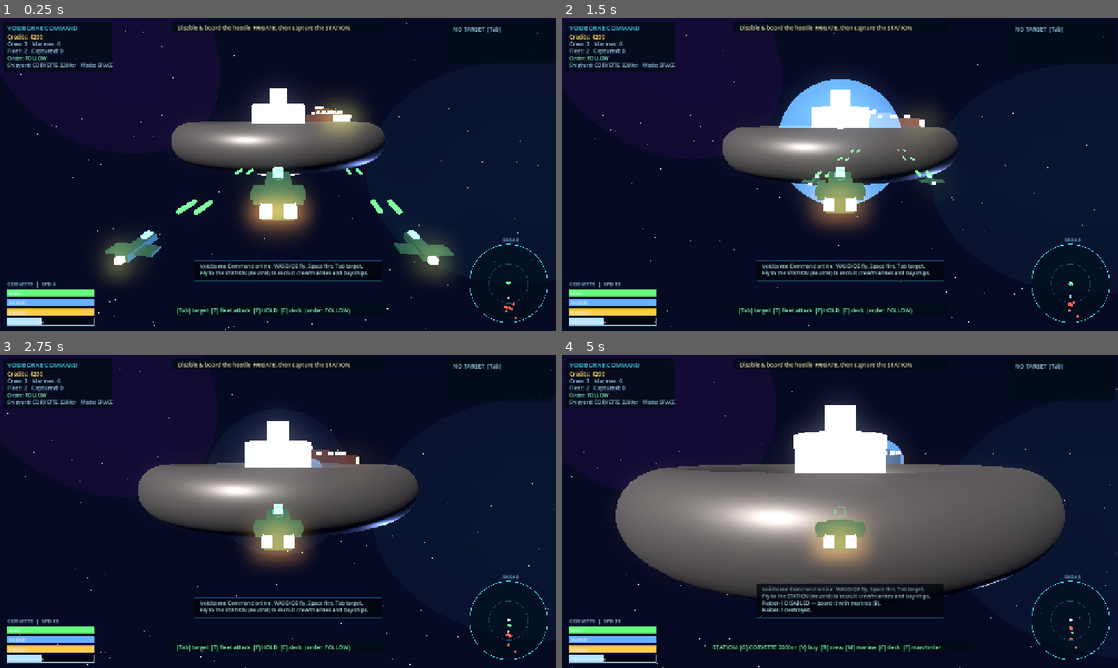
Above: before the commit, frames 1-4 (two rows, left to right).
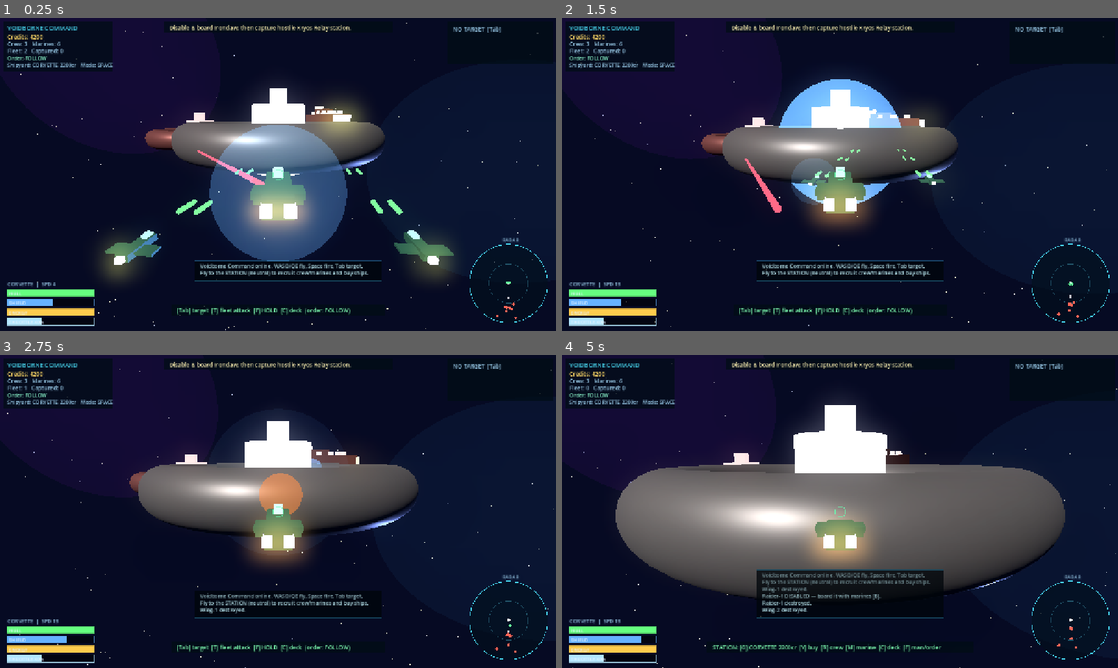
Above: after the commit, the same moments.

Repository: tapkinnu/voidborne-command
Game: Godot game, scene res://scenes/main.tscn
Same seed, same stepped clock (60 frames per second), same inputs: the game is played once before the commit and once after it.
Inputs:
- Up to frame 1 (0.25 s): no input
- Up to frame 2 (1.5 s): no input
- Up to frame 3 (2.75 s): no input
- Up to frame 4 (5 s): no input

The runs differ from the first frame. In frame 1, 9.0% of the frame differs, in the area x 9-90%, y 2-96%; in frame 2, 1.5%; in frame 3, 2.3%; in frame 4, 2.8%.

Commit message:
feat: add capturable hostile station

Diff:
--- a/scripts/main.gd
+++ b/scripts/main.gd
@@ -48,7 +48,7 @@
 var auto_demo: bool = false
 
 var messages: Array = []           # rolling message log (strings)
-var objective: String = "Disable & board the hostile FRIGATE, then capture the STATION."
+var objective: String = "Disable & board Ironclaw, then capture hostile Kryos Relay station."
 var _elapsed: float = 0.0
 
 func _ready() -> void:
@@ -188,8 +188,13 @@
 	var frig: Node3D = _spawn_ship("frigate", "hostile", "Ironclaw", Vector3(-20, -4, -150))
 	frig.ai_state = "engage"
 
-	# A hostile capital to show the largest silhouette class in the battle.
+	# A hostile capital to show the largest mobile silhouette class in the battle.
 	_spawn_ship("capital", "hostile", "Dread Maw", Vector3(60, 10, -200))
+
+	# Capturable hostile station/outpost. The neutral Halcyon station remains the
+	# recruit/shipyard hub; this relay proves the station capture path in live combat.
+	var relay: Node3D = _spawn_ship("station", "hostile", "Kryos Relay", Vector3(-95, -10, -185))
+	relay.ai_state = "guard"
 
 	# Third-person chase camera.
 	space_camera = Camera3D.new()
@@ -651,10 +656,18 @@
 # TARGETING / RADAR
 # ---------------------------------------------------------------------------
 func _cycle_target() -> void:
-	var candidates: Array = []
+	var hostile_candidates: Array = []
+	var other_candidates: Array = []
 	for s in ships:
 		if is_instance_valid(s) and not s.is_player and not s.destroyed and s.faction != "player":
-			candidates.append(s)
+			if s.faction == "hostile":
+				hostile_candidates.append(s)
+			else:
+				other_candidates.append(s)
+	# Combat targeting should cycle hostiles first so the neutral shipyard hub does not
+	# steal the first [Tab] target. Fall back to neutral/non-player assets only after the
+	# hostile force has been cleared.
+	var candidates: Array = hostile_candidates if not hostile_candidates.is_empty() else other_candidates
 	if candidates.is_empty():
 		target = null
 		return
--- /dev/null
+++ b/tests/test_station_capture_targeting.gd
@@ -0,0 +1,93 @@
+extends SceneTree
+# Regression test for the live station-capture path and hostile-first target cycling.
+# The vertical slice needs a boardable/capturable station target while preserving the
+# neutral station as the recruit/shipyard hub.
+
+var failed: bool = false
+
+func _fail(msg: String) -> void:
+	push_error(msg)
+	failed = true
+
+func _initialize() -> void:
+	var packed: PackedScene = load("res://scenes/main.tscn")
+	if packed == null:
+		_fail("main.tscn failed to load")
+		quit(1)
+		return
+	var main: Node = packed.instantiate()
+	root.add_child(main)
+	await process_frame
+	await process_frame
+
+	var audio_node: Node = main.get("audio")
+	if audio_node != null:
+		audio_node.set("enabled", false)
+
+	var neutral_station: Node = null
+	var hostile_station: Node = null
+	var hostile_count: int = 0
+	for s in main.ships:
+		if not is_instance_valid(s):
+			continue
+		if String(s.faction) == "hostile":
+			hostile_count += 1
+		if String(s.ship_class) == "station":
+			if String(s.faction) == "neutral":
+				neutral_station = s
+			elif String(s.faction) == "hostile":
+				hostile_station = s
+
+	if neutral_station == null:
+		_fail("neutral recruit/shipyard station missing")
+	if hostile_station == null:
+		_fail("hostile capturable station missing")
+	if hostile_count <= 0:
+		_fail("hostile target set missing")
+
+	# With hostiles alive, [Tab] targeting must not pick the neutral station first or cycle
+	# into it. The neutral hub remains a fallback after combat targets are cleared.
+	if not failed:
+		main.set("target", null)
+		for _i in range(hostile_count + 2):
+			main.call("_cycle_target")
+			var cycled: Node = main.get("target")
+			if cycled == null:
+				_fail("target cycling returned null while hostiles exist")
+				break
+			if String(cycled.faction) == "neutral":
+				_fail("target cycling selected neutral station while hostiles exist")
+				break
+
+	# Prove the hostile station can complete the same boarding/capture resolution as ships:
+	# faction flips, disabled clears, crew can man it, and captured count increments.
+	if not failed:
+		var game: Node = root.get_node_or_null("Game")
+		if game == null:
+			_fail("Game autoload missing in test tree")
+		else:
+			var needed: int = int(hostile_station.get("crew_needed"))
+			game.set("crew_pool", needed)
+			game.set("marine_pool", 6)
+			var before_captured: int = int(game.get("captured_count"))
+			hostile_station.set("disabled", true)
+			hostile_station.set("hull", float(hostile_station.get("max_hull")) * 0.15)
+			main.call("_complete_capture", hostile_station)
+			await process_frame
+			if String(hostile_station.faction) != "player":
+				_fail("captured hostile station did not switch to player faction")
+			if bool(hostile_station.disabled):
+				_fail("captured hostile station remained disabled")
+			if not bool(hostile_station.manned):
+				_fail("captured hostile station was not manned despite enough crew")
+			if int(hostile_station.crew_assigned) != needed:
+				_fail("captured hostile station did not consume/assign required crew")
+			if int(game.get("captured_count")) != before_captured + 1:
+				_fail("capturing hostile station did not increment captured_count")
+
+	if not failed:
+		print("STATION_CAPTURE_TARGETING_TEST_PASS")
+	if is_instance_valid(main):
+		main.queue_free()
+		await process_frame
+	quit(1 if failed else 0)
Not shown, changed: README.md
Not shown, changed: docs/GDD.md
Not shown, changed: docs/studio/definition_of_done.md
